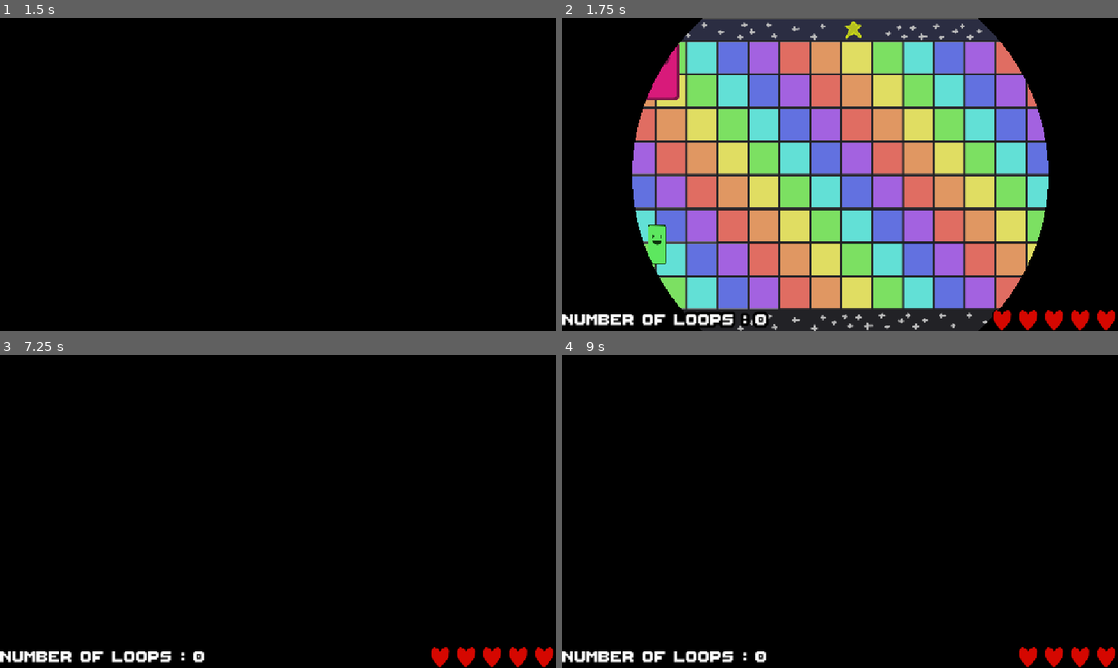
Above: before the commit, frames 1-4 (two rows, left to right).
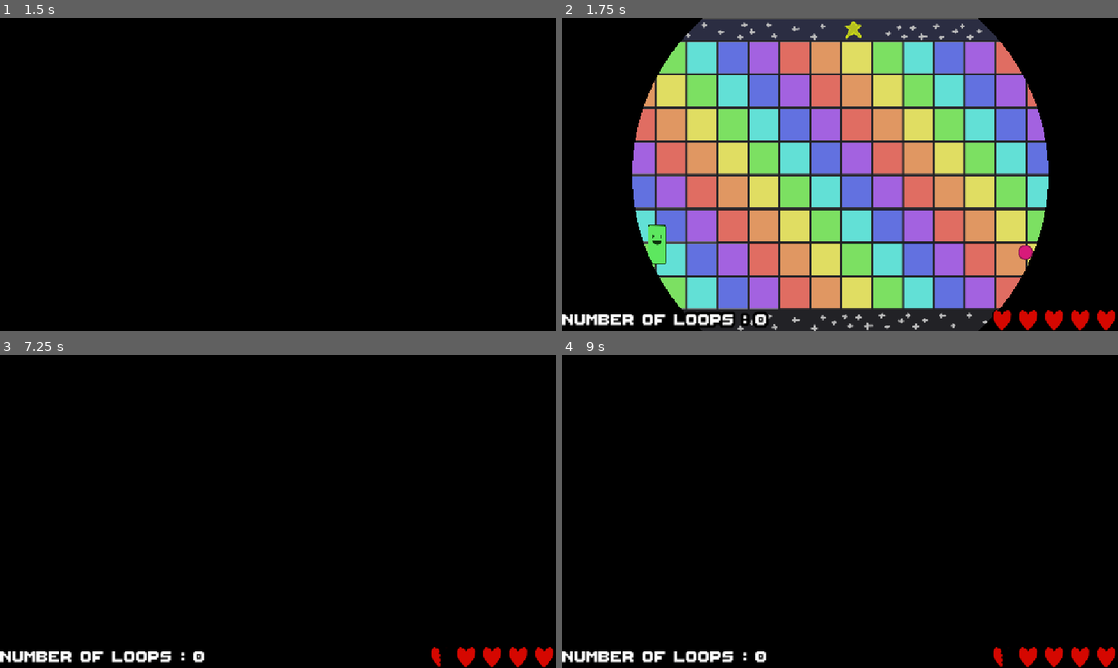
Above: after the commit, the same moments.

Repository: les-brows/la-boucle-musicale
Game: Godot game, scene res://Levels/MainMenu/MainMenu.tscn
The game is run twice, just before and just after one commit, with the same random seed, the same clock (stepped at 60 frames per second) and the same inputs.
Inputs (mouse positions are in pixels of both pictures, inside the frame that each line leads up to):
- Up to frame 1 (1.5 s): tap Enter (ui_accept) at 0.5, 0.77 s; move the mouse to (400, 158) at 0.52 s; hold D (player1_right) 0.53-1.28 s; tap Shift (player1_dash) at 0.6 s; move the mouse to (166, 190) at 1.27 s; hold S (player1_down) from 1.28 s (still down); right-click (166, 190) at 1.35 s
- Up to frame 2 (1.75 s): keep holding S (player1_down); tap Enter (ui_accept) at 1.52 s
- Up to frame 3 (7.25 s): move the mouse to (333, 442) at 2.02 s; release S (player1_down) at 2.03 s; hold D (player1_right) 2.03-2.78 s; tap Shift (player1_dash) every 1.5 s from 2.1 to 6.6 s; tap Enter (ui_accept) at 2.75, 3.02, 3.5, 3.77, 4.25, 4.52, 5, 5.75, 6.02, 6.77 s; move the mouse to (250, 574) at 2.77 s; hold O (player1_shoot_up) 2.78-3.53 s; right-click (250, 574) at 2.85 s; move the mouse to (444, 558) at 3.52 s; hold A (player1_left) 3.53-5.03 s; move the mouse to (111, 464) at 4.27 s; right-click (111, 464) at 4.35 s; move the mouse to (305, 511) at 5.02 s; hold S (player1_down) 5.03-5.78 s; move the mouse to (194, 433) at 5.77 s; hold D (player1_right) 5.78-6.53 s; right-click (194, 433) at 5.85 s; move the mouse to (400, 495) at 6.52 s; hold O (player1_shoot_up) from 6.53 s (still down)
- Up to frame 4 (9 s): move the mouse to (728, 527) at 7.27 s; release O (player1_shoot_up) at 7.28 s; hold D (player1_right) 7.28-8.03 s; right-click (728, 527) at 7.35 s; tap Enter (ui_accept) at 7.52 s; move the mouse to (895, 442) at 8.02 s; hold S (player1_down) 8.03-8.78 s; tap Shift (player1_dash) at 8.1 s; move the mouse to (812, 574) at 8.77 s; hold A (player1_left) from 8.78 s (still down); right-click (812, 574) at 8.85 s

Frame 1 is identical in both runs. In frame 2, 0.7% of the frame differs, in the area x 15-85%, y 8-78%; in frame 3, less than 0.1%; in frame 4, less than 0.1%.

Commit message:
feat: randomize initial enemy position along path

Diff:
--- a/Objects/Enemies/shooter.gd
+++ b/Objects/Enemies/shooter.gd
@@ -67,6 +67,8 @@
 			horizontal_path.queue_free()
 			vertical_path.queue_free()
 
+	path_follow.progress_ratio = rng.randf_range(0, 1)
+
 func _process(delta: float) -> void:
 	path_follow.progress_ratio += Globals.ENEMY_MOVEMENT_SPEED
 	if(path_follow.progress_ratio >= 1):
